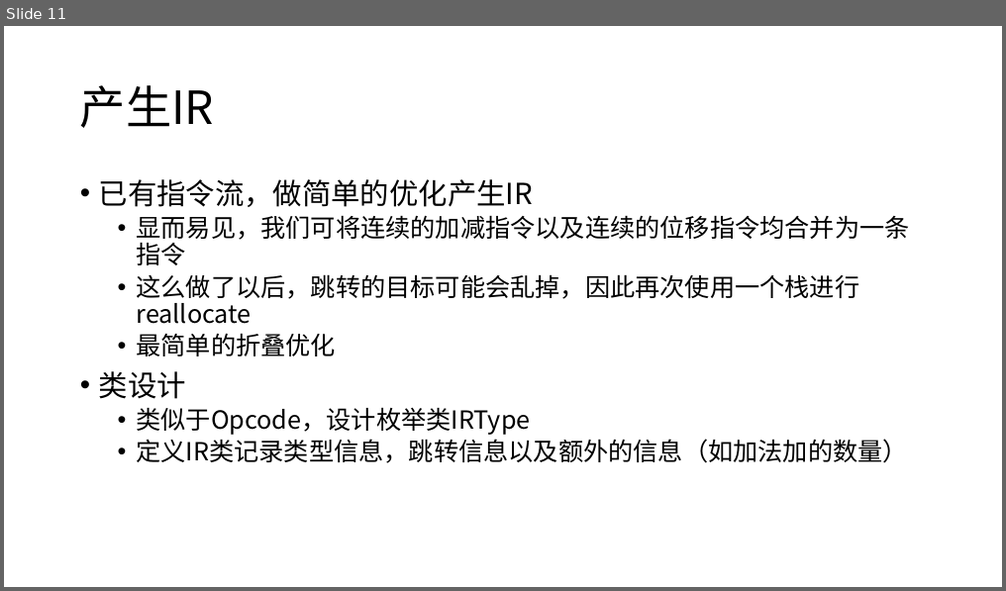
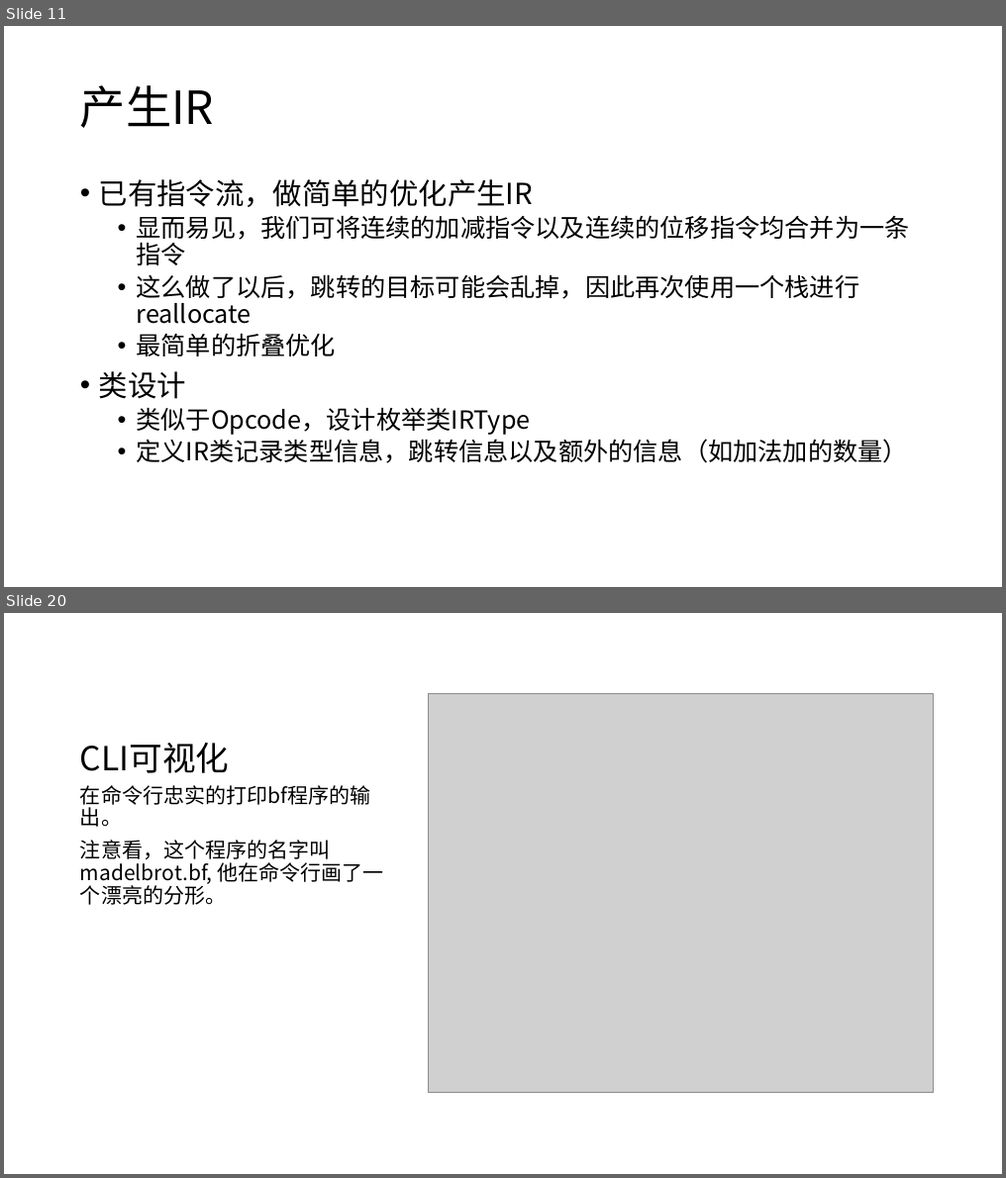
Before and after one commit to UshioA/bfpy, a slide deck: Python演示文稿.pptx. Shown one above the other, each under a label of ours: slide 11 before the commit, slides 11 and 20 after it; the slides between them are not shown. The pictures are 1006x591 and 1006x1178 pixels, drawn with LibreOffice and Linux fonts; fonts in the diff are those of the drawing; grey boxes stand for pictures. Boxes give left, top, right and bottom in pixels: in the first picture for what was removed or moved away, otherwise in the second. Text is boxed around its words. In the diff, an @@ line names an element or a change of style, - is before the commit and + after.

```diff
--- a/Python演示文稿.pptx
+++ b/Python演示文稿.pptx
@@ slide 20 added at bbox=[4, 613, 1002, 1174], background #FFFFFF @@
@@ picture added at bbox=[429, 694, 934, 1093] @@
@@ title added at bbox=[80, 743, 229, 773], 32 pt, text #000000 @@
+CLI可视化
@@ text added at bbox=[80, 785, 383, 905], 20 pt, text #000000 @@
+在命令行忠实的打印bf程序的输出。
+注意看，这个程序的名字叫madelbrot.bf, 他在命令行画了一个漂亮的分形。
```
Also in this commit, not shown: 2 slides changed, 10 other slides added, 1 slide removed.
